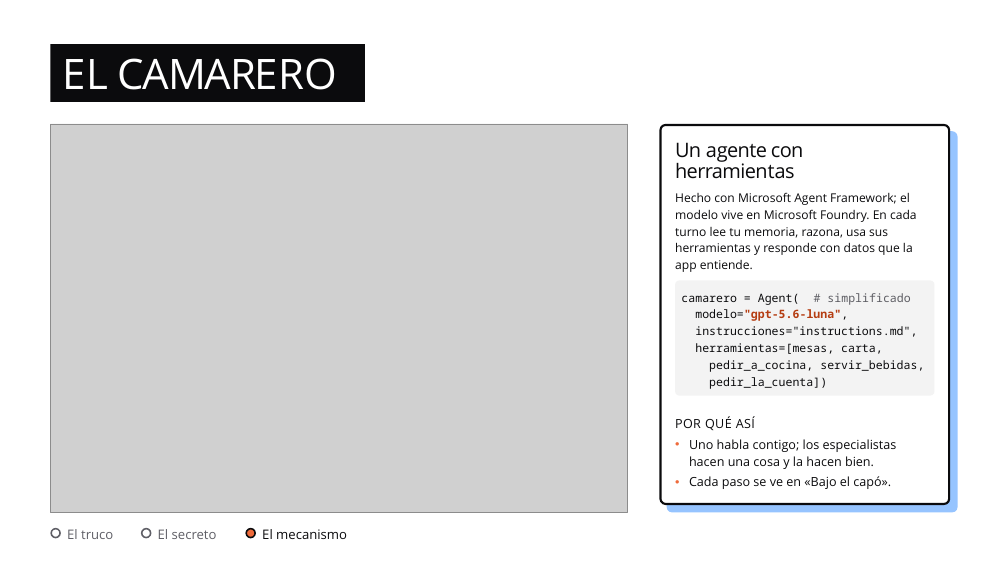
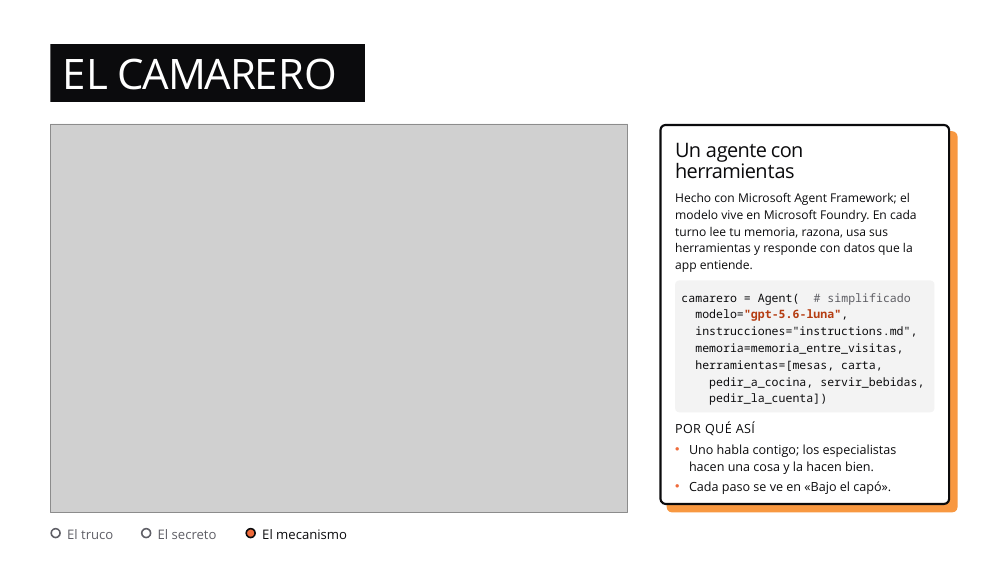
Before and after one commit to dsanchor/morcillaconf, a slide deck: slide 14 of docs/charla/no-es-magia.pptx. Drawn at 1008x567 pixels with LibreOffice and Linux fonts; fonts in the diff are those of the drawing; grey boxes stand for pictures. Boxes give left, top, right and bottom in pixels: in the first picture for what was removed or moved away, otherwise in the second. Text is boxed around its words. In the diff, an @@ line names an element or a change of style, - is before the commit and + after.

```diff
--- a/docs/charla/no-es-magia.pptx
+++ b/docs/charla/no-es-magia.pptx
@@ rounded rectangle at [667, 132, 958, 513]: fill #96C4FF to #F89841 @@
@@ rounded rectangle: place and size @@
-rounded rectangle at [675, 281, 935, 395]
+rounded rectangle at [675, 281, 935, 412]
@@ rounded rectangle at [675, 281, 935, 412]: proportions changed @@
@@ text at [695, 343, 903, 354]: paragraph added @@
+memoria=memoria_entre_visitas,
@@ text "POR QUÉ ASÍ": place and size @@
-text "POR QUÉ ASÍ" at [675, 416, 755, 430]
+text "POR QUÉ ASÍ" at [675, 421, 755, 435]
@@ text "Uno habla contigo; los especialistas ...": place and size @@
-text "Uno habla contigo; los especialistas ..." at [689, 439, 897, 489]
+text "Uno habla contigo; los especialistas ..." at [689, 444, 897, 494]
```
Also in this commit, not shown: 14 other slides changed, 3 slides added, 3 slides removed, 2 other files.
